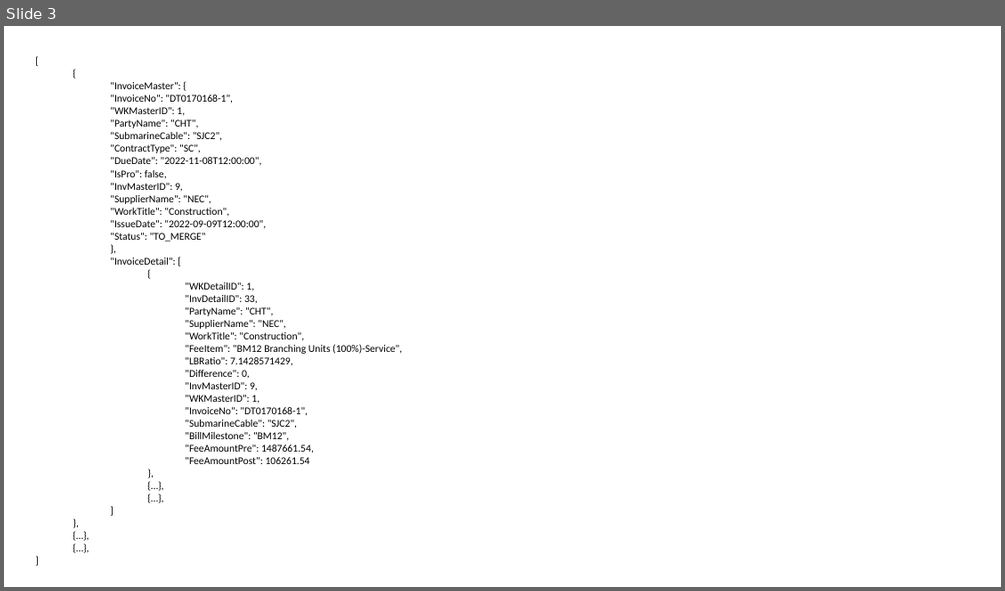
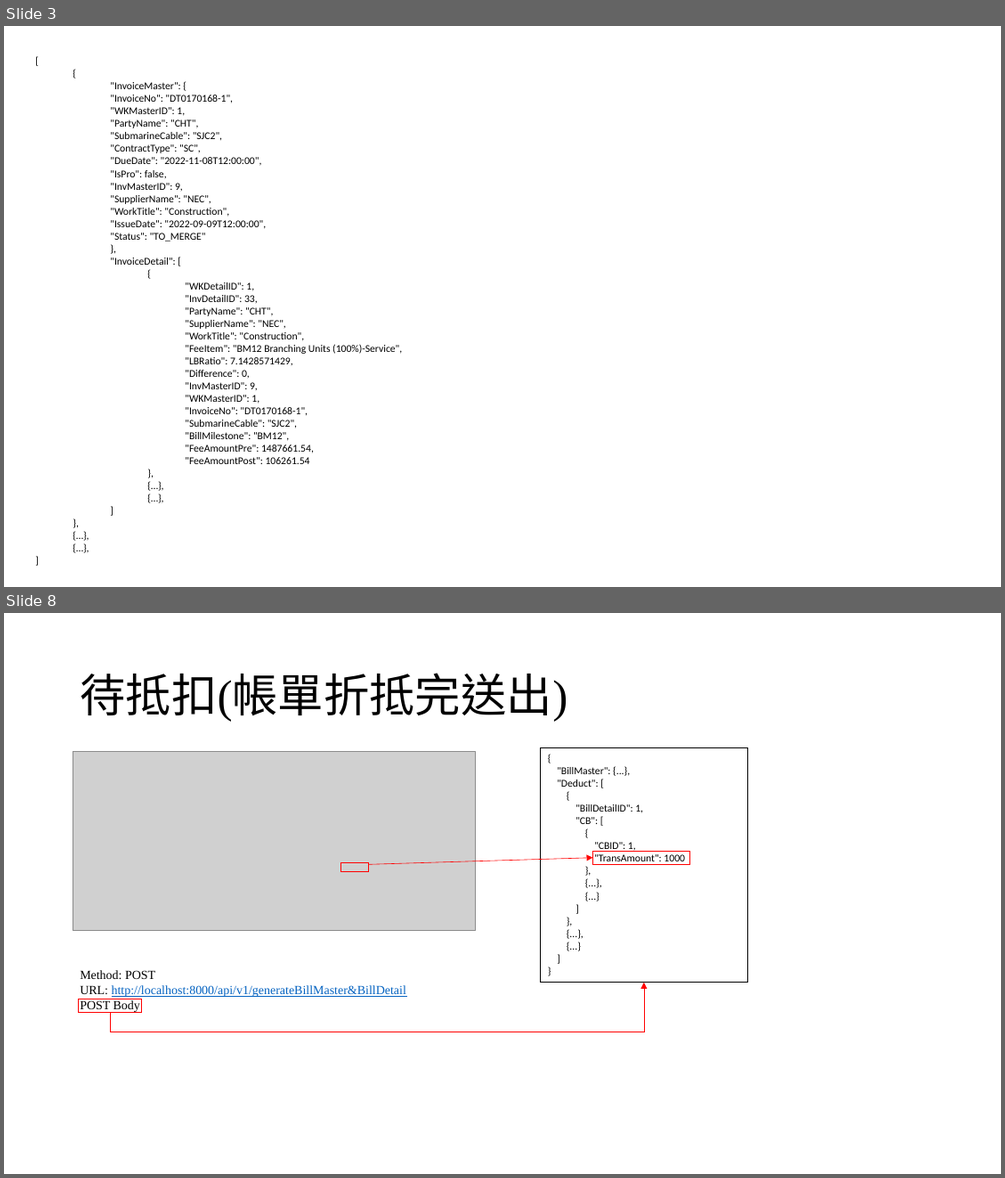
Before and after one commit to appletime81/cbp-sys-api, a slide deck: CBP專案/帳單API.pptx. Shown one above the other, each under a label of ours: slide 3 before the commit, slides 3 and 8 after it; the slides between them are not shown. The pictures are 1005x591 and 1005x1178 pixels, drawn with LibreOffice and Linux fonts; fonts in the diff are those of the drawing; grey boxes stand for pictures. Boxes give left, top, right and bottom in pixels: in the first picture for what was removed or moved away, otherwise in the second. Text is boxed around its words. In the diff, an @@ line names an element or a change of style, - is before the commit and + after.

```diff
--- a/CBP專案/帳單API.pptx
+++ b/CBP專案/帳單API.pptx
@@ slide 8 added at box(4, 613, 1001, 1174), background #FFFFFF @@
@@ title added at box(80, 673, 567, 722), 44 pt, text #000000 @@
+待抵扣(帳單折抵完送出)
@@ picture added at box(73, 751, 475, 931) @@
@@ rectangle added at box(540, 748, 747, 982), outline #000000 0.75 pt, 10 pt, text #000000 @@
+{
+"BillMaster": {...},
+"Deduct": [
+{
+"BillDetailID": 1,
+"CB": [
+{
+"CBID": 1,
+"TransAmount": 1000
+},
+{...},
+{...}
+]
+},
+{...},
+{...}
+]
+}
@@ rectangle added at box(593, 851, 690, 864), outline #FF0000 1 pt @@
@@ rectangle added at box(341, 863, 369, 871), outline #FF0000 1 pt @@
@@ arrow added from (369, 864) to (593, 858), #FF0000 0.5 pt @@
@@ text added at box(80, 970, 406, 1012), 12 pt, text #0563C1, underline @@
+Method: POST
+URL: http://localhost:8000/api/v1/generateBillMaster&BillDetail
+POST Body
@@ elbow arrow added from (110, 1013) to (644, 982), #FF0000 0.5 pt @@
@@ rectangle added at box(78, 999, 142, 1013), outline #FF0000 1 pt @@
```
Also in this commit, not shown: 4 slides changed, 3 other slides added, 8 other files.
